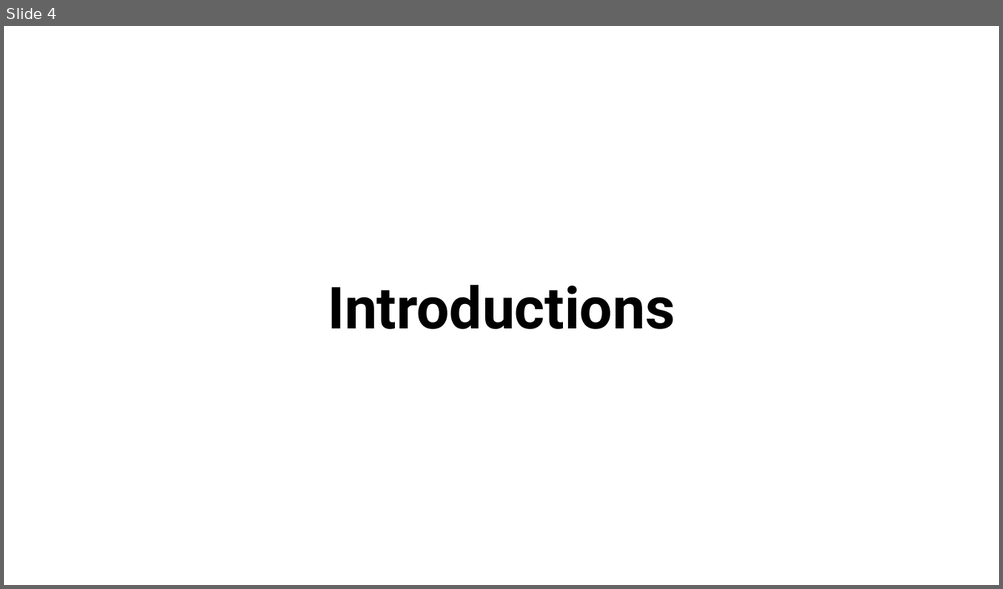
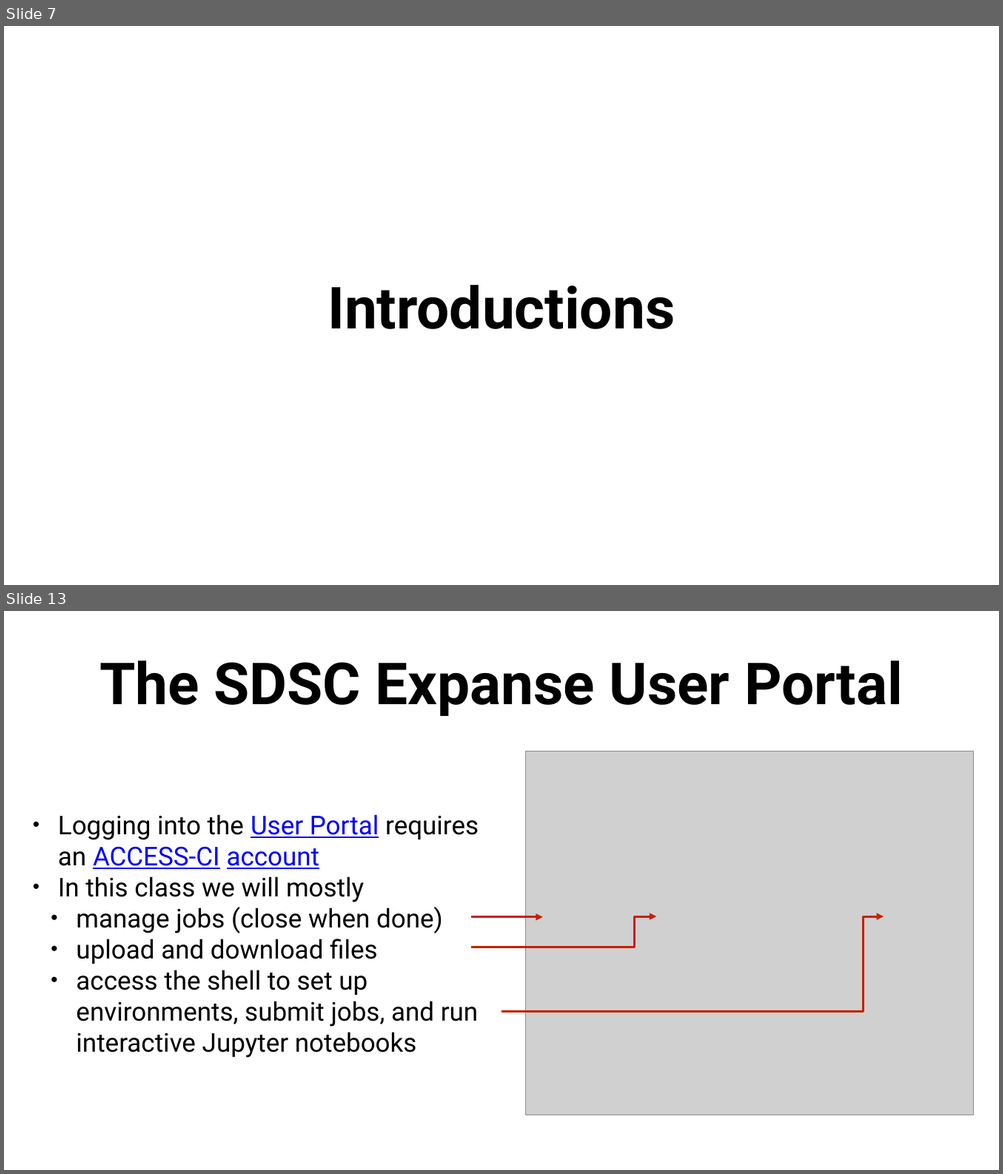
Before and after one commit to anirudhatalmale6-alt/Chem456-2026S, a slide deck: slides/0112-Introduction.pptx. Shown one above the other, each under a label of ours: slide 4 before the commit, slides 7 and 13 after it; the slides between them are not shown. The pictures are 1003x589 and 1003x1174 pixels, drawn with LibreOffice and Linux fonts; fonts in the diff are those of the drawing; grey boxes stand for pictures. Boxes give left, top, right and bottom in pixels: in the first picture for what was removed or moved away, otherwise in the second. Text is boxed around its words. In the diff, an @@ line names an element or a change of style, - is before the commit and + after.

```diff
--- a/slides/0112-Introduction.pptx
+++ b/slides/0112-Introduction.pptx
@@ slide 13 added at (4, 611, 999, 1170), background #FFFFFF @@
@@ title added at (99, 661, 902, 716), 112 pt, text #000000, bold @@
+The SDSC Expanse User Portal
@@ picture added at (525, 751, 973, 1115) @@
@@ text added at (58, 815, 478, 1058), 50 pt, text #000000 @@
+• Logging into the User Portal requires an ACCESS-CI account
+• In this class we will mostly
+  • manage jobs (close when done)
+  • upload and download files
+  • access the shell to set up environments, submit jobs, and run interactive Jupyter notebooks
@@ elbow arrow added from (471, 948) to (656, 917), #C82101 4.5 pt @@
@@ elbow arrow added from (471, 917) to (543, 917), #C82101 4.5 pt @@
@@ elbow arrow added from (501, 1011) to (883, 917), #C82101 4.5 pt @@
@@ what was slide 4 is now slide 7 @@
```
Also in this commit, not shown: 3 slides changed, 15 other slides added, 6 slides removed, 2 other files.
